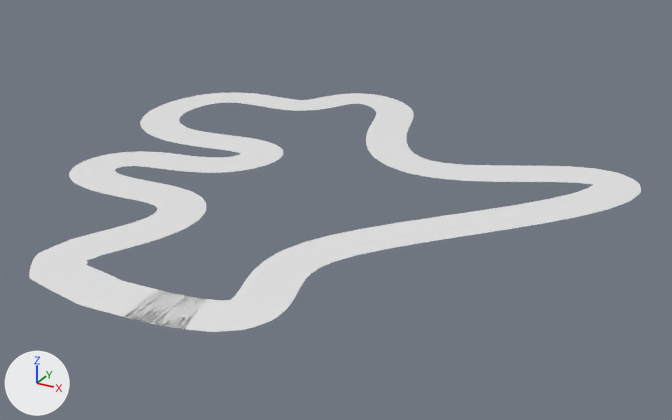
The FBX model Assets/Models/betterTrack.fbx: old version first, new version second.
The view is the same before and after, from a camera (50 mm lens) standing at (30.1, -146.4, 62.3) and looking at (-43.3, -13.0, -4.4). The lights are fixed; the arrows at lower left show +X, +Y and +Z. Where no turn or scale is listed for an object, it has been applied to the vertices.
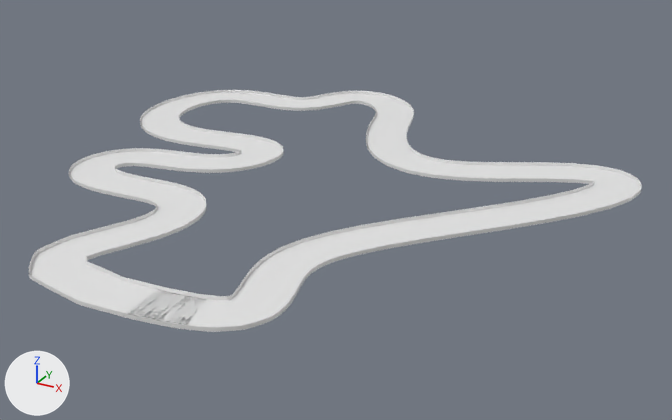
Commit message: better track

Where the change shows, as pixel boxes [x1, y1, x2, y2] in the pictures (672 x 420 px):
'Plane.003', added: after [29, 90, 642, 332]

Diff of the bpy script that builds the scene:
```diff
--- a/Assets/Models/betterTrack.fbx.py
+++ b/Assets/Models/betterTrack.fbx.py
@@ me_plane_005 @@
+me_plane_005.from_pydata(...)  # 2240 vertices, 1118 faces; spans x -100.5..4.4, y -66.8..40.5, z 0.1..0.9
@@ ob_plane_003 @@
+ob_plane_003 = bpy.data.objects.new('Plane.003', me_plane_005)
+ob_plane_003.location = (0.0, 0.0, 0.0)
```
